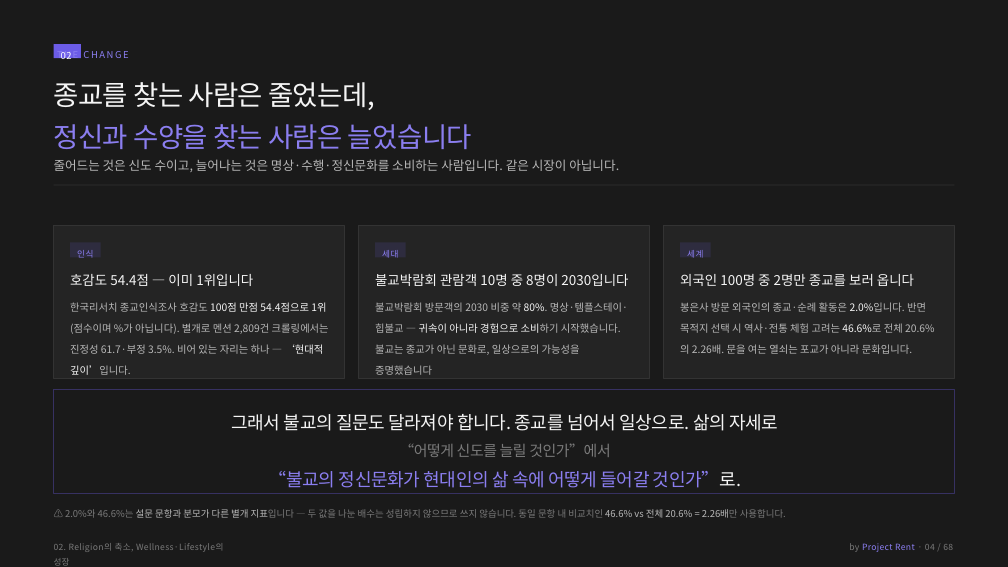
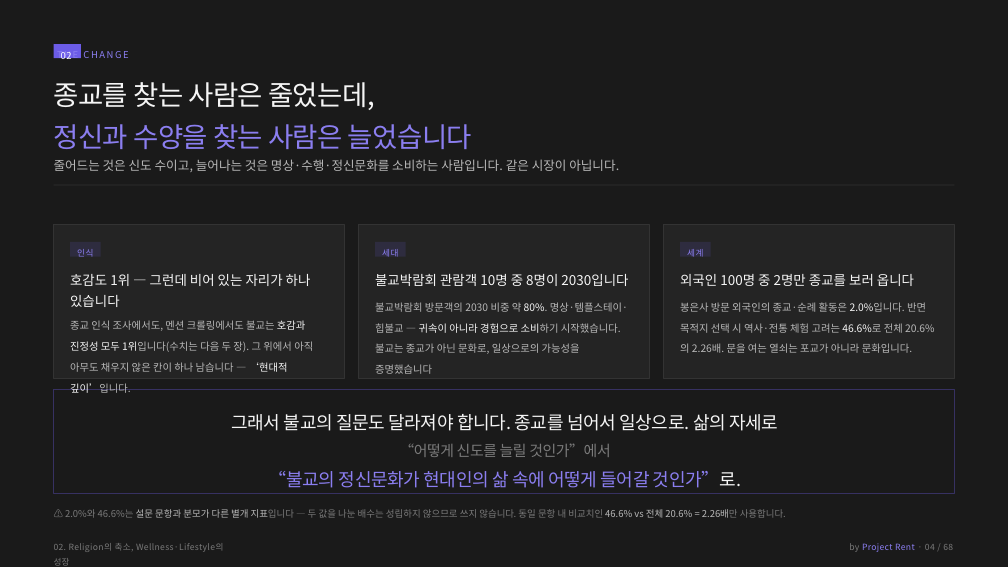
Before and after one commit to wschoi-workspace/ai--brain, a slide deck: slide 4 of 10-projects/15-bongeunsa/봉은문화센터-마스터플랜-요약본-v2.pptx. Drawn at 1008x567 pixels with LibreOffice and Linux fonts; fonts in the diff are those of the drawing. Boxes give left, top, right and bottom in pixels: in the first picture for what was removed or moved away, otherwise in the second. Text is boxed around its words. In the diff, an @@ line names an element or a change of style, - is before the commit and + after.

```diff
--- a/10-projects/15-bongeunsa/봉은문화센터-마스터플랜-요약본-v2.pptx
+++ b/10-projects/15-bongeunsa/봉은문화센터-마스터플랜-요약본-v2.pptx
@@ text at (70,274,311,307): text changed @@
-호감도 54.4점 — 이미 1위입니다
+호감도 1위 — 그런데 비어 있는 자리가 하나 있습니다
@@ text at (70,320,313,372): text changed @@
-한국리서치 종교인식조사 호감도 100점 만점 54.4점으로 1위(점수이며 %가 아닙니다). 별개로 멘션 2,809건 크롤링에서는 진정성 61.7·부정 3.5%. 비어 있는 자리는 하나 — ‘현대적 깊이’입니다.
+종교 인식 조사에서도, 멘션 크롤링에서도 불교는 호감과 진정성 모두 1위입니다(수치는 다음 두 장). 그 위에서 아직 아무도 채우지 않은 칸이 하나 남습니다 — ‘현대적 깊이’입니다.
```
Also in this commit, not shown: 5 other slides changed, 6 other files.
